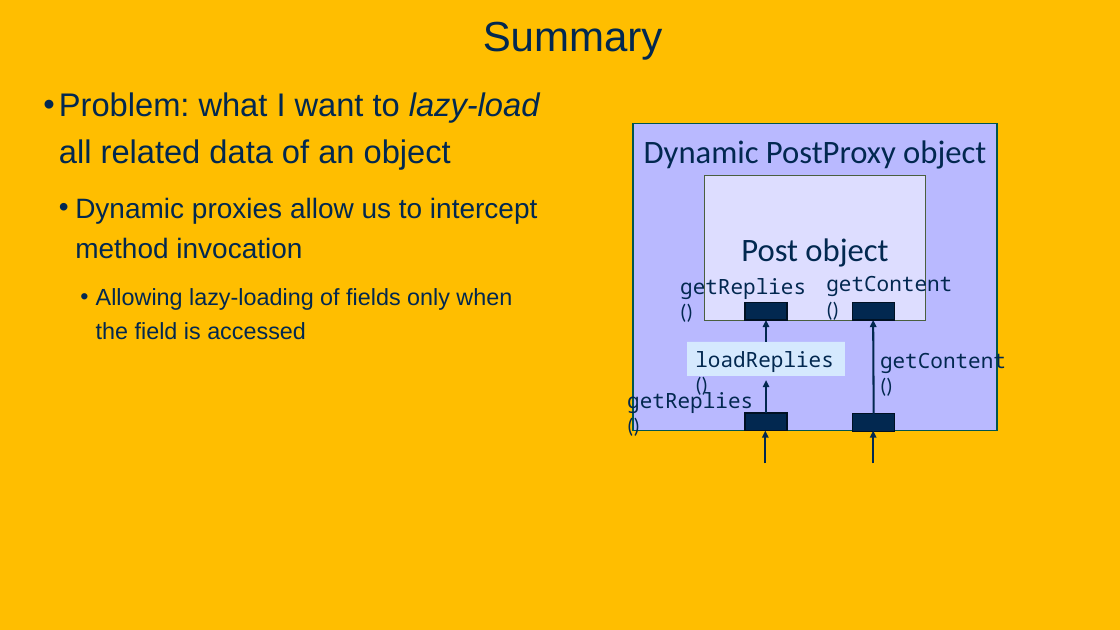
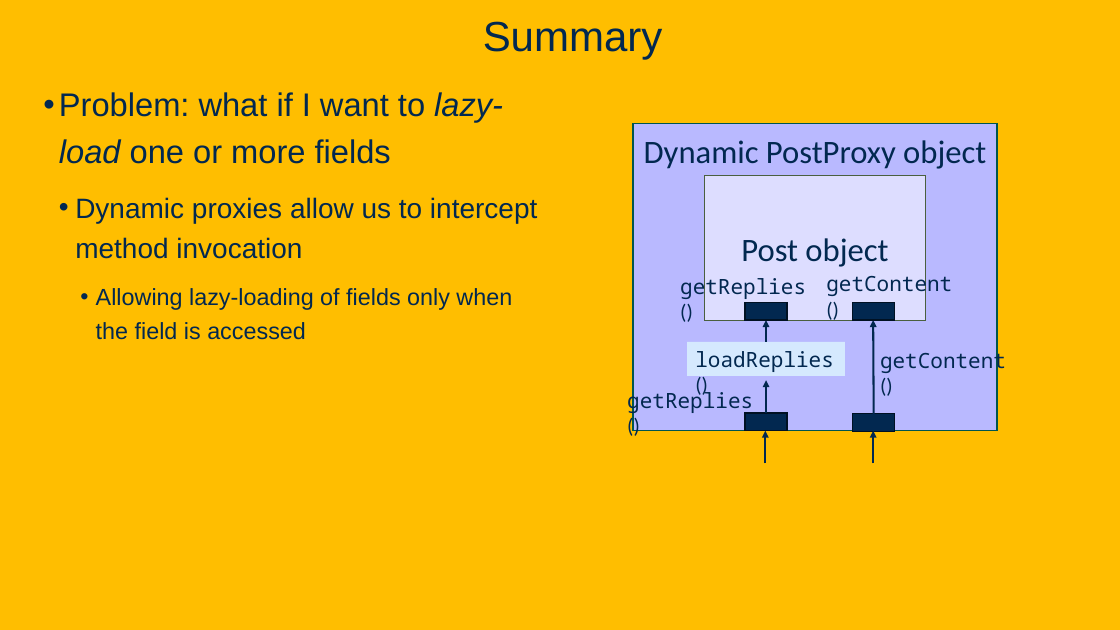
Before and after one commit to davsec-teaching/ECS160-Winter2025, a slide deck: slide 122 of slides/5_annotations_and_reflection.pptx (slide 95 before the commit). Drawn at 1120x630 pixels with LibreOffice and Linux fonts; fonts in the diff are those of the drawing; background and template pictures are left out. Boxes give left, top, right and bottom in pixels: in the first picture for what was removed or moved away, otherwise in the second. Text is boxed around its words. In the diff, an @@ line names an element or a change of style, - is before the commit and + after.

```diff
--- a/slides/5_annotations_and_reflection.pptx
+++ b/slides/5_annotations_and_reflection.pptx
@@ text at <box>59,92,503,164</box>: text changed @@
-• Problem: what I want to lazy-load all related data of an object
+• Problem: what if I want to lazy-load one or more fields
```
Also in this commit, not shown: 8 other slides changed, 31 slides added, 1 slide removed, 1 other file.
